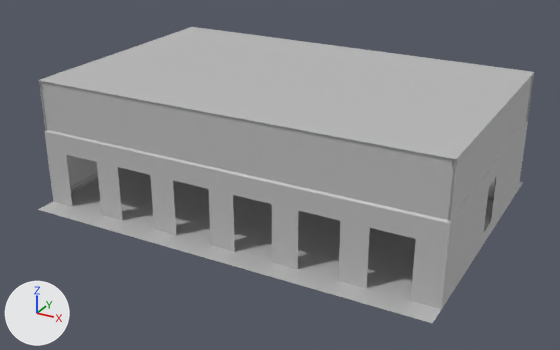
The FBX model Assets/Models/Rooms/SM_MurrayCircle_PuzzleRoom_01.fbx, before and after one commit.
One viewpoint serves both versions: a 50 mm lens placed at (25.8, -50.4, 26.8), pointed at (-1.3, -1.2, 2.2). Lighting does not change. The marker at lower left points along +X, +Y and +Z. Where no turn or scale is listed for an object, it has been applied to the vertices. Vertices at the same position are counted once.

The scene before the commit, as lines of its bpy script (objects in view):
```python
ob_sm_murray_circle_puzzle_puzzleroom_floor_01 = bpy.data.objects.new('SM_Murray_Circle_Puzzle_PuzzleRoom_Floor_01', me_mesh_006)
ob_sm_murray_circle_puzzle_puzzleroom_floor_01.location = (-1.0, 0.0, 0.0)
ob_sm_murray_circle_puzzle_puzzleroom_roof_01 = bpy.data.objects.new('SM_Murray_Circle_Puzzle_PuzzleRoom_Roof_01', me_mesh_007)
ob_sm_murray_circle_puzzle_puzzleroom_roof_01.location = (-1.0, 0.0, 10.0)
ob_sm_murray_circle_puzzle_puzzleroom_sidewall_01 = bpy.data.objects.new('SM_Murray_Circle_Puzzle_PuzzleRoom_SideWall_01', me_mesh_008)
ob_sm_murray_circle_puzzle_puzzleroom_sidewall_01.location = (-1.0, 10.07, 5.0)
ob_sm_murray_circle_puzzle_puzzleroom_sidewall_02 = bpy.data.objects.new('SM_Murray_Circle_Puzzle_PuzzleRoom_SideWall_02', me_mesh_010)
ob_sm_murray_circle_puzzle_puzzleroom_sidewall_02.location = (-1.0, -10.07, 5.0)
ob_sm_murray_circle_puzzle_puzzleroom_trim = bpy.data.objects.new('SM_Murray_Circle_Puzzle_PuzzleRoom_Trim', me_mesh_009)
ob_sm_murray_circle_puzzle_puzzleroom_trim.parent = ob_sm_murraycircle_puzzleroom_01
ob_sm_murray_circle_puzzle_puzzleroom_trim.location = (-1600.0, 375.0, -0.000305)
ob_sm_murray_circle_puzzle_puzzleroom_wall_01 = bpy.data.objects.new('SM_Murray_Circle_Puzzle_PuzzleRoom_Wall_01', me_mesh_004)
ob_sm_murray_circle_puzzle_puzzleroom_wall_01.parent = ob_sm_murraycircle_puzzleroom_01
ob_sm_murray_circle_puzzle_puzzleroom_wall_01.location = (-3200.0, -125.0, -1065.0)
ob_sm_murray_circle_puzzle_puzzleroom_wall_02 = bpy.data.objects.new('SM_Murray_Circle_Puzzle_PuzzleRoom_Wall_02', me_mesh_005)
ob_sm_murray_circle_puzzle_puzzleroom_wall_02.location = (15.0, 10.07, 10.0)
```
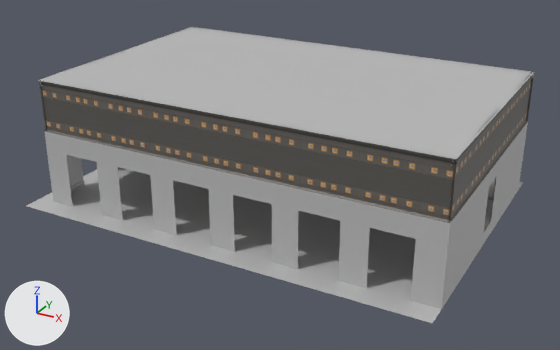
Commit message: adding alcoves to puzzle room

Where the change shows, as pixel boxes (x1, y1, x2, y2) in the pictures (560 x 350 px):
'SM_Murray_Circle_Puzzle_PuzzleRoom_SideWall_02', surface changed: (41, 81, 457, 235) in both
'SM_Murray_Circle_Puzzle_PuzzleRoom_Floor_01', reshaped: before (38, 168, 523, 323); after (27, 168, 523, 323)
'SM_Murray_Circle_Puzzle_PuzzleRoom_Wall_02', surface changed: (448, 75, 532, 226) in both
'SM_Murray_Circle_Puzzle_PuzzleRoom_Wall_01', reshaped, moved, turned: before (39, 81, 98, 187); after (39, 34, 172, 187)
'SM_Murray_Circle_Puzzle_PuzzleRoom_Trim', no longer drawn: before (40, 27, 534, 192)
'SM_Roof_Trim_01', added: after (40, 27, 534, 166)
'SM_Murray_Circle_Puzzle_PuzzleRoom_SideWall_01', surface changed: (526, 76, 534, 121) in both

The change in detail:
Picture 'T_Tiling_EngravingsDeco_BaseColour.png' (img_t_tiling_engravingsdeco_basecolour_png) is new.
In material 'MURAL' (mat_mural), base_color is no longer (0.5, 0.5, 0.5), grey #bcbcbc.
In material 'MURAL' (mat_mural), texture is now set to img_t_tiling_engravingsdeco_basecolour_png.
me_mesh_006 has 4 vertices, 1 face and spans x -16.0..16.0, y -11.8..11.8, z 0.0.
me_mesh_006 is used by ob_sm_murray_circle_puzzle_puzzleroom_floor_01; location (-1.0, 0.0, 0.0).
Part 1, on me_mesh_006:
Vertex 0 of me_mesh_006 moves from (-16.0, 11.8, 0.0) to (-17.3, 11.8, 0.0).
Vertex 1 of me_mesh_006 moves from (-16.0, -11.8, 0.0) at pixel (37, 209) to (-17.3, -11.8, 0.0) at pixel (25, 206).
me_mesh_004 is used by ob_sm_murray_circle_puzzle_puzzleroom_wall_01; parent ob_sm_murraycircle_puzzleroom_01; location (-3200.0, -125.0, -1065.0).
me_mesh_004 had 8 vertices, 3 faces and spanned x 0.0..13.0, y 0.0..1000.0, z 58.0..2073.0.
me_mesh_004 now has 30 vertices, 18 faces and spans x -1007.0..1007.0, y -804.0..196.0, z 0.0..13.0.
me_mesh_004 part 2: the whole mesh is rebuilt.
Mesh me_mesh_009_1 is new.
It has 96 vertices, 44 faces and spans x -17.0..15.0, y -10.1..10.1, z 9.5..10.0.
It uses material mat_wall_trim (grey #bcbcbc).
Object 'SM_Murray_Circle_Puzzle_PuzzleRoom_Wall_01' (ob_sm_murray_circle_puzzle_puzzleroom_wall_01) moves from (-3200.0, -125.0, -1065.0) to (-3187.0, 678.5, -0.000336).
Object 'SM_Murray_Circle_Puzzle_PuzzleRoom_Wall_01' (ob_sm_murray_circle_puzzle_puzzleroom_wall_01) turns from (0, 0, 0) to (0, -90, 0) degrees about x, y and z.
Object 'SM_Murray_Circle_Puzzle_PuzzleRoom_Trim' (ob_sm_murray_circle_puzzle_puzzleroom_trim) now shows nothing instead of me_mesh_009.
Object 'SM_Roof_Trim_01' (ob_sm_roof_trim_01) is new; it shows me_mesh_009_1.
Its location is (0.0, 0.0, 0.0).
